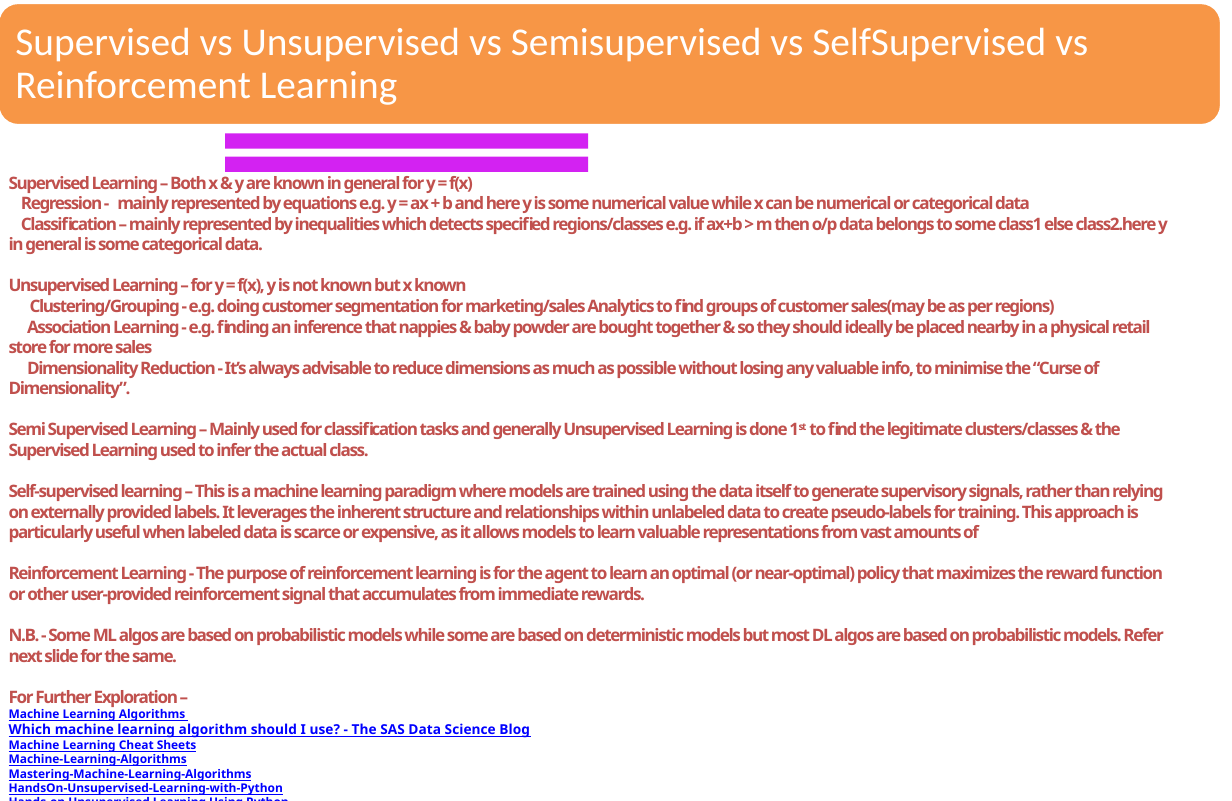
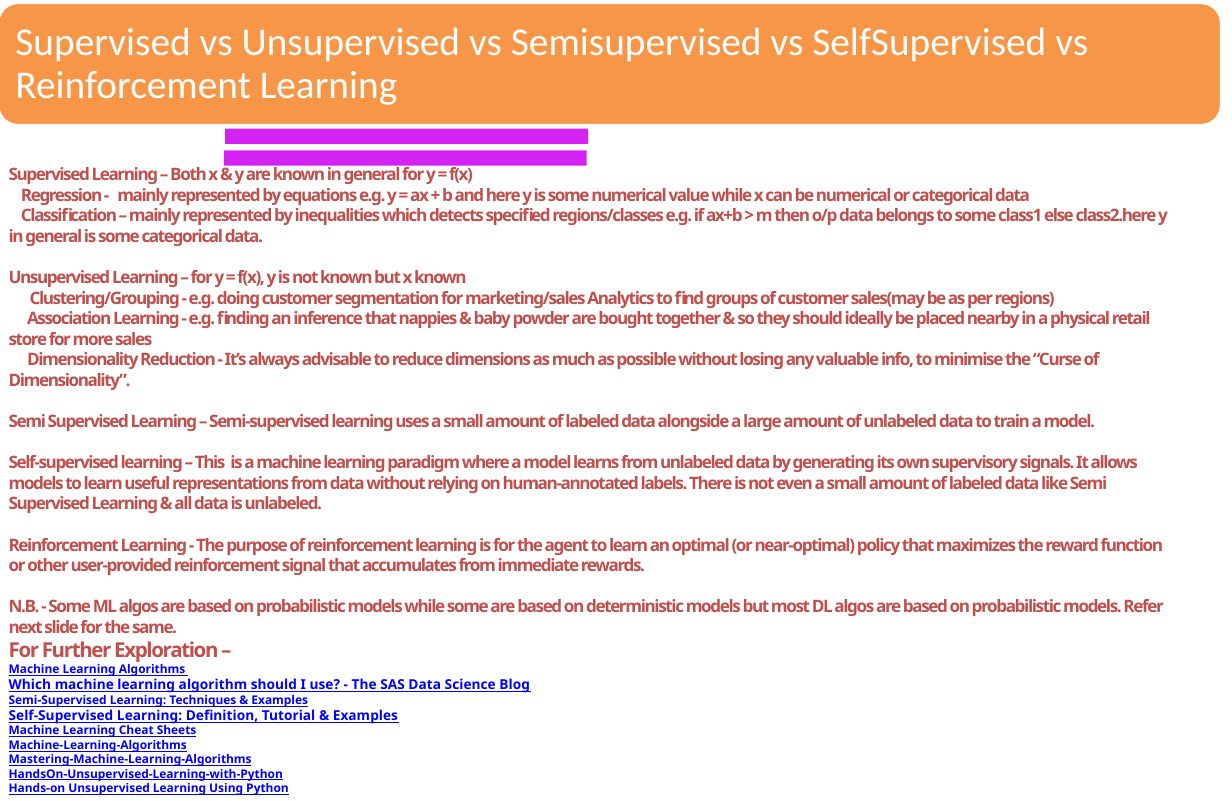
Before and after one commit to sandipray63in/Some_Self_Learning_Decks, a slide deck: slide 12 of AI, ML, DL & Related Topics(WIP).pptx (slide 10 before the commit). Drawn at 1232x801 pixels with LibreOffice and Linux fonts; fonts in the diff are those of the drawing. Boxes give left, top, right and bottom in pixels: in the first picture for what was removed or moved away, otherwise in the second. Text is boxed around its words. In the diff, an @@ line names an element or a change of style, - is before the commit and + after.

```diff
--- a/AI, ML, DL & Related Topics(WIP).pptx
+++ b/AI, ML, DL & Related Topics(WIP).pptx
@@ freeform shape: place and size @@
-freeform shape at <box>225,133,589,148</box>
+freeform shape at <box>225,128,589,143</box>
@@ text "Supervised Learning – Both x ...": place and size @@
-text "Supervised Learning – Both x ..." at <box>9,176,1168,795</box>
+text "Supervised Learning – Both x ..." at <box>9,164,1168,795</box>
@@ freeform shape: place and size @@
-freeform shape at <box>225,156,589,171</box>
+freeform shape at <box>224,150,588,165</box>
@@ text at <box>9,414,1138,513</box>: text changed @@
-Semi Supervised Learning – Mainly used for classification tasks and generally Unsupervised Learning is done 1st to find the legitimate clusters/classes & the Supervised Learning used to infer the actual class.
-Self-supervised learning – This is a machine learning paradigm where models are trained using the data itself to generate supervisory signals, rather than relying on externally provided labels. It leverages the inherent structure and relationships within unlabeled data to create pseudo-labels for training. This approach is particularly useful when labeled data is scarce or expensive, as it allows models to learn valuable representations from vast amounts of
+Semi Supervised Learning – Semi-supervised learning uses a small amount of labeled data alongside a large amount of unlabeled data to train a model.
+Self-supervised learning – This is a machine learning paradigm where a model learns from unlabeled data by generating its own supervisory signals. It allows models to learn useful representations from data without relying on human-annotated labels. There is not even a small amount of labeled data like Semi Supervised Learning & all data is unlabeled.
@@ text at <box>9,641,218,662</box>: size 10 to 12 pt in "For Further Exploration –" @@
@@ text at <box>9,692,398,724</box>: paragraphs added @@
+Semi-Supervised Learning: Techniques & Examples
+Self-Supervised Learning: Definition, Tutorial & Examples
```
Also in this commit, not shown: 7 other slides changed, 8 slides added.
